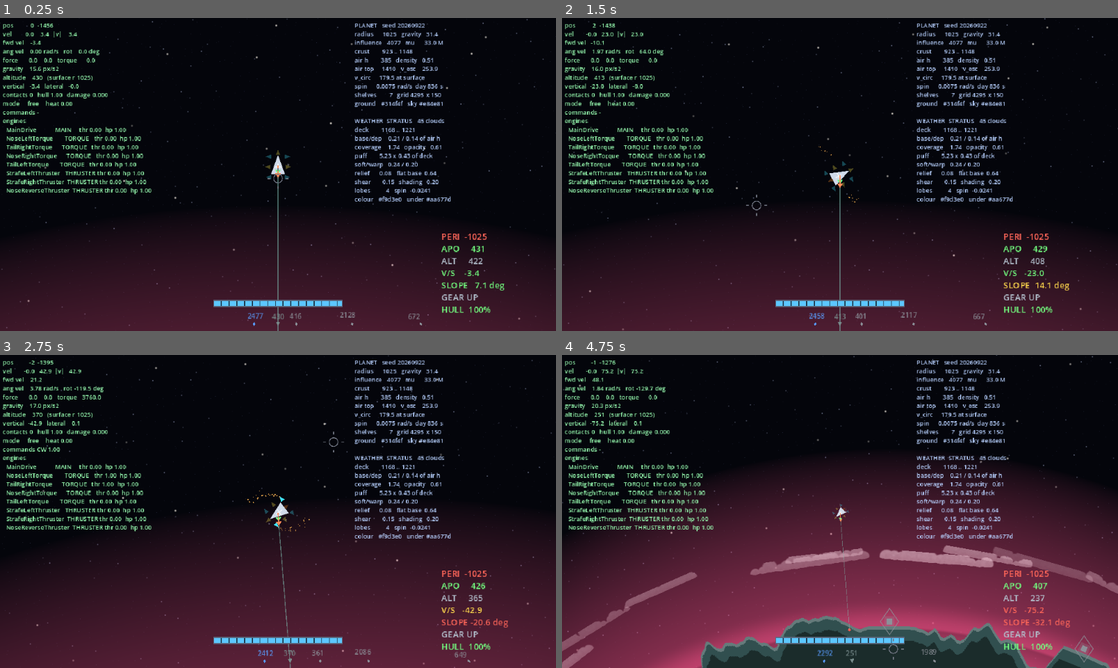
Above: before the commit, frames 1-4 (two rows, left to right).
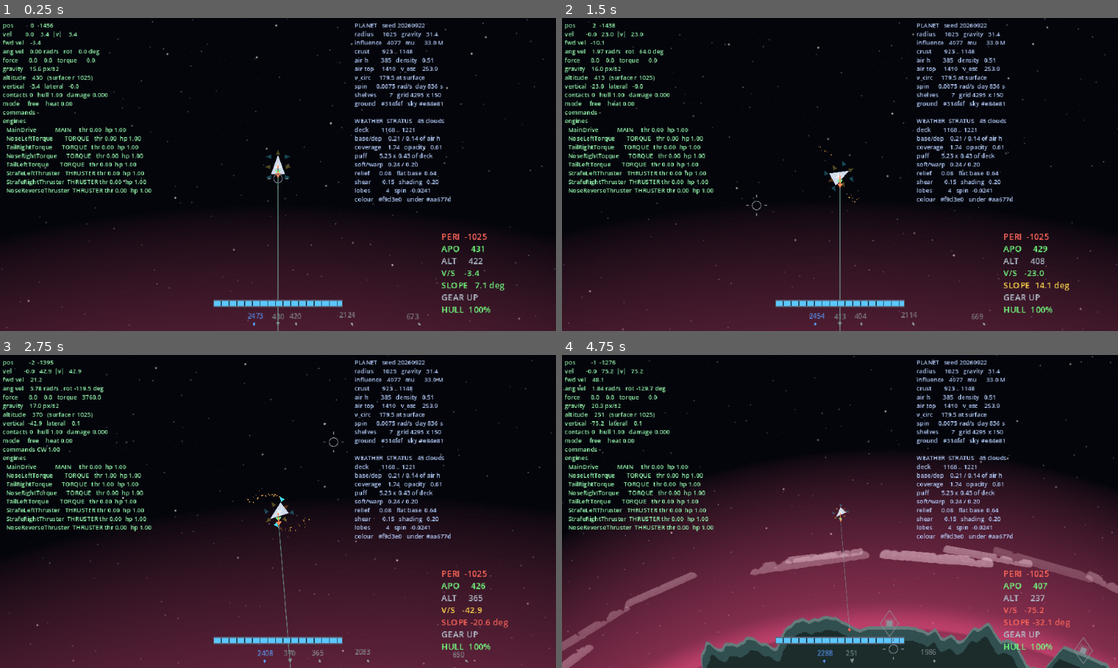
Above: after the commit, the same moments.

Repository: wroniasty/stardust
Game: Godot game, scene res://scenes/world.tscn
The game is run twice, just before and just after one commit, with the same random seed, the same clock (stepped at 60 frames per second) and the same inputs.
Inputs (mouse positions are in pixels of both pictures, inside the frame that each line leads up to):
- Up to frame 1 (0.25 s): no input
- Up to frame 2 (1.5 s): tap Enter at 0.5 s; move the mouse to (962, 158) at 0.52 s; hold D (rotate_right) 0.53-1.25 s; hold H (camera_level) 0.53-1.25 s; click (962, 158) at 0.67 s; drag from (728, 190) to (812, 237) at 1.27 s
- Up to frame 3 (2.75 s): move the mouse to (333, 442) at 2.02 s; hold D (rotate_right) from 2.03 s (still down); tap Right (camera_rotate_right) at 2.1 s
- Up to frame 4 (4.75 s): release D (rotate_right) at 2.75 s; drag from (812, 574) to (673, 464) at 2.77 s; move the mouse to (1006, 558) at 3.52 s; hold A (rotate_left) 3.53-4.25 s; hold - (camera_zoom_out) 3.53-4.25 s; tap Backspace (loadout_drop) at 4.15 s; drag from (673, 464) to (895, 649) at 4.27 s

The runs differ from the first frame. In frame 1, less than 0.1% of the frame differs, in the area x 46-76%, y 94-99%; in frame 2, less than 0.1%; in frame 3, less than 0.1%; in frame 4, 0.2%, in the area x 46-96%, y 80-99%.

Commit message:
Crates fall: ejected out of the bay, and they stop at the rock
A jettisoned module used to appear at the ship's centre with no velocity
and hang there. It now leaves through the cargo bay and aft, carrying the
ship's own speed plus a shove, falls in whatever gravity reaches it, bounces
once and lies down on the ground.

The physics is the crate's own integration rather than a RigidBody2D, for
three reasons any one of which would settle it. The terrain has no
collider -- it is a bitmap the ship already samples for itself. Gravity is
the custom inverse-square field summed off a group, not gravity_scale. And
a crate is a child of the planet so that it rides the turning ground, which
is exactly where a rigid body and a rotating parent start arguing over one
transform. Contact is the ship's solver for a single point with no inertia:
out of the rock first and speeds second, everything measured against the
moving ground, restitution 0.25 and friction 0.55 -- a crate is a box, it
should hop once and stop rather than roll down the mountain.

Settled or loose. A crate the world builder put on a shelf is already where
it belongs and is not integrated at all; ejecting makes it loose and
touching down settles it again, standing on the ground and standing up, so
a crate on a slope looks like it is on the slope. A settled crate watches
one thing: whether the ground under it still exists. Explosions carve
terrain, and a crate left over a fresh crater is a box in mid-air.

What is not here: substepping. I wrote it so a fast crate could not step
over the ground, then measured it -- at 1200 px/s it bought two tenths of a
pixel of penetration. Contact is radial, how far the crate is above the
ground beneath it, not whether this point is inside rock, so missing the
crust means crossing two hundred pixels of it between frames: 13000 px/s.
The real bound, written down instead: sideways flight could pass over a
spire narrower than one step, and nothing throws a crate near that hard.

646 assertions, no errors.

Co-Authored-By: Claude Opus 5 <noreply@anthropic.com>

Diff:
--- a/scripts/loot_crate.gd
+++ b/scripts/loot_crate.gd
@@ -29,6 +29,44 @@
 ## the editor already say LootCrate.RARITY_COLORS and there is no reason for
 ## them to care where it moved to.
 const RARITY_COLORS: Array[Color] = ModuleData.RARITY_COLORS
+
+## Half the crate's body. The body polygon is twelve pixels across, so
+## anything that touches rock six pixels from the centre has touched it.
+const RADIUS: float = 6.0
+
+## How much of the closing speed the ground gives back, and how much of the
+## sideways slide it takes away. A crate is a box, not a ball: it should hop
+## once and stop, not roll down the mountain.
+const BOUNCE: float = 0.25
+const FRICTION: float = 0.55
+
+## Relative speed below which a crate in contact stops being simulated and
+## becomes part of the ground it is lying on.
+const SETTLE_SPEED: float = 9.0
+
+## Clearance at which a settled crate notices the ground has gone and starts
+## falling again. Terrain gets carved by explosions, and a crate left hanging
+## over a fresh crater is a box standing in mid-air.
+const DISLODGE: float = 2.0
+
+## How hard the air holds a crate back, as a fraction of its speed through
+## the air per second at full density.
+##
+## Not the ship's drag shells: those are engine damping on a RigidBody2D and
+## a crate integrates itself. The point is only that a crate dropped from
+## height flutters down instead of arriving like a shell -- at a surface
+## gravity around 30 px/s^2 this settles it at some sixty px/s.
+const AIR_DRAG: float = 0.5
+
+## How the crate is moving, in world space. Meaningful only while loose.
+var velocity: Vector2 = Vector2.ZERO
+
+## Whether the crate is being integrated.
+##
+## A crate the world builder put on a shelf is already where it belongs, and
+## running a solver on a box that is not going anywhere is a solver spent on
+## nothing. Ejecting one makes it loose; touching down settles it again.
+var loose: bool = false
 
 ## Seconds before the crate will answer a ship at all. A jettisoned module
 ## is dropped by a ship that is still sitting on top of it, and without this
@@ -106,3 +144,102 @@
 	if grace > 0.0:
 		return
 	touched.emit(self, body)
+
+
+## Throws the crate, in world space. Whoever ejected it decides where it
+## goes; the crate only knows how to fall once it is on its way.
+func eject(from: Vector2, with_velocity: Vector2) -> void:
+	global_position = from
+	velocity = with_velocity
+	loose = true
+
+
+## One step, no substepping.
+##
+## A crate cannot fall through the ground because contact is measured
+## radially -- how far the crate is above the ground beneath it -- rather
+## than by asking whether this particular point is inside rock. To miss the
+## crust that way it would have to cross all two hundred-odd pixels of it
+## between two frames, which is thirteen thousand px/s. Substeps were
+## written first and measured second: at 1200 px/s they bought two tenths of
+## a pixel of penetration, and code that buys that is code to delete.
+##
+## The bound worth knowing: a crate flying sideways faster than the terrain
+## sampling is fine, could still pass over a spire narrower than one step.
+## Nothing in the game throws a crate anywhere near hard enough.
+func _physics_process(delta: float) -> void:
+	var planet: Planet = Planet.nearest(get_tree(), global_position)
+	if not loose:
+		_watch_for_a_hole(planet)
+		return
+	velocity += _gravity_at(global_position) * delta
+	if planet != null:
+		var air: float = planet.air_density_at(global_position)
+		if air > 0.0:
+			# Towards the air's own speed, not towards a standstill: the
+			# atmosphere turns with the planet it belongs to.
+			var through: Vector2 = velocity - planet.surface_velocity_at(global_position)
+			velocity -= through * minf(AIR_DRAG * air * delta, 1.0)
+	global_position += velocity * delta
+	if planet != null:
+		_resolve_ground(planet)
+
+
+## Sums every gravity source that reaches the crate, the same way a ship
+## does. A crate thrown in deep space keeps going, which is correct.
+func _gravity_at(point: Vector2) -> Vector2:
+	var total: Vector2 = Vector2.ZERO
+	for source: Node in get_tree().get_nodes_in_group(Planet.GRAVITY_GROUP):
+		var planet: Planet = source as Planet
+		if planet != null:
+			total += planet.gravity_at(point)
+	return total
+
+
+func _resolve_ground(planet: Planet) -> void:
+	var clearance: float = planet.height_above_terrain(global_position) - RADIUS
+	if clearance >= 0.0:
+		return
+	var normal: Vector2 = planet.surface_normal_at(global_position)
+	if normal.is_zero_approx():
+		normal = (global_position - planet.global_position).normalized()
+	# Out of the rock first, speeds second. The other order leaves the crate
+	# a frame inside the ground, and a frame inside the ground reads as a
+	# crate that sank.
+	global_position -= normal * clearance
+
+	# Measured against the ground, not against the world. The rock is moving
+	# on a planet that turns, and a crate brought to a standstill in world
+	# space is a crate the ground slides out from under -- the same mistake
+	# the ship's contact solver was fixed for (IDEAS.md section 7).
+	var ground: Vector2 = planet.surface_velocity_at(global_position)
+	var relative: Vector2 = velocity - ground
+	var into: float = relative.dot(normal)
+	if into < 0.0:
+		relative -= normal * into * (1.0 + BOUNCE)
+	relative -= (relative - normal * relative.dot(normal)) * FRICTION
+	velocity = ground + relative
+	if relative.length() < SETTLE_SPEED:
+		_settle(planet)
+
+
+## Lays the crate on the ground and stops solving it. Standing up as well as
+## standing still: a crate on a slope should look like it is on the slope.
+func _settle(planet: Planet) -> void:
+	loose = false
+	velocity = Vector2.ZERO
+	var up: Vector2 = (global_position - planet.global_position).normalized()
+	if up.is_zero_approx():
+		return
+	global_position = planet.global_position + up * (
+		planet.surface_radius_at(global_position) + RADIUS
+	)
+	global_rotation = up.angle() + PI * 0.5
+
+
+## A settled crate is part of the ground until the ground stops being there.
+func _watch_for_a_hole(planet: Planet) -> void:
+	if planet == null:
+		return
+	if planet.height_above_terrain(global_position) - RADIUS > DISLODGE:
+		loose = true
--- a/scripts/ship.gd
+++ b/scripts/ship.gd
@@ -556,6 +556,16 @@
 ## turns it back into a crate in the world is the world's business, and a
 ## jettison that annihilates the cargo is not a tactical decision, it is
 ## tidying up.
+## How fast a jettisoned module leaves the ship, relative to the ship.
+##
+## Enough to be clear of the hull long before the crate will answer a pilot
+## again: the hull is some twenty-five px long and the crate is deaf for two
+## seconds, so at this speed it is eighty px astern by the time it can be
+## picked back up. Throwing something overboard has to be a decision that
+## takes effect, not a module that follows the ship around.
+const EJECT_SPEED: float = 40.0
+
+
 func jettison() -> Resource:
 	if carried == null:
 		return null
@@ -564,6 +574,23 @@
 	release()
 	jettisoned.emit(item, rarity)
 	return item
+
+
+## Where a jettisoned module leaves the hull: the cargo bay itself, in world
+## space. Asked of the ship rather than worked out by the world, because
+## where the bay is is a fact about the ship.
+func eject_point() -> Vector2:
+	return to_global(CARGO_BAY)
+
+
+## And how fast, in world space.
+##
+## The ship's own velocity plus a shove out of the doors, which face aft. A
+## module let go at speed keeps the speed -- what "ejected" means is the
+## difference between the two, and it is the difference that has to clear
+## the hull.
+func eject_velocity() -> Vector2:
+	return linear_velocity + transform.basis_xform(Vector2.DOWN).normalized() * EJECT_SPEED
 
 
 ## Empties the hold and returns what was in it.
--- a/scripts/world.gd
+++ b/scripts/world.gd
@@ -18,9 +18,10 @@
 ## down on a cliff (IDEAS.md section 4).
 const CRATES_PER_PLANET: int = 4
 
-## How far above the ground a crate floats, so it is not half buried in the
-## texels it stands on.
-const CRATE_CLEARANCE: float = 10.0
+## Crates are placed standing on the shelf, not hovering over it. Anything
+## more and they spend their first second falling the difference, which is
+## work done to arrive where they were already put.
+const CRATE_CLEARANCE: float = LootCrate.RADIUS
 
 ## How long a jettisoned crate ignores the ship that dropped it. Long enough
 ## to fly clear at a crawl, short enough that coming straight back for it is
@@ -143,7 +144,10 @@
 	crate.touched.connect(_on_crate_touched)
 	var host: Node = planet if planet != null else self
 	host.add_child(crate)
-	crate.global_position = ship.global_position
+	# Out of the bay and aft, carrying the ship's own velocity. Parented
+	# first, because eject() speaks world coordinates and a node outside the
+	# tree has none.
+	crate.eject(ship.eject_point(), ship.eject_velocity())
 	print("jettisoned: %s" % crate.label())
 
 
--- a/tools/smoke_test.gd
+++ b/tools/smoke_test.gd
@@ -976,6 +976,8 @@
 			_check_aiming()
 			_check_stat_cards()
 			_check_scanner(_planet)
+			_check_crate_physics(_planet)
+			_check_ejection()
 			_check_plateaus(_planet)
 			_check_landing_sites(_planet)
 			_check_determinism(_planet)
@@ -3302,6 +3304,128 @@
 ## copy: the crate, the hold, the cargo bay and the editor. The sandbox
 ## stamped every find as rare because one of those copies was a hard-coded
 ## constant, which is exactly the failure a value with four homes invites.
+## A crate that has been thrown. It has to come down, it has to stop, and
+## at no point may it be inside the rock.
+func _check_crate_physics(planet: Planet) -> void:
+	var scene: PackedScene = load(CRATE_SCENE) as PackedScene
+
+	# Dropped from a height with a sideways shove: falls, never enters rock,
+	# and ends up standing on the ground rather than hovering or buried.
+	var crate: LootCrate = scene.instantiate() as LootCrate
+	planet.add_child(crate)
+	var angle: float = 0.0
+	var up: Vector2 = Vector2.from_angle(angle)
+	var start: Vector2 = planet.global_position + up * (
+		planet.terrain.surface_radius_at(angle) + 300.0
+	)
+	crate.eject(start, up.orthogonal() * 30.0)
+	var deepest: float = INF
+	var settled_after: int = -1
+	for tick: int in range(900):
+		crate._physics_process(1.0 / 60.0)
+		deepest = minf(deepest, planet.height_above_terrain(crate.global_position))
+		if not crate.loose and settled_after < 0:
+			settled_after = tick
+	_expect(
+		deepest > LootCrate.RADIUS - 1.0,
+		"a falling crate never gets inside the rock (closest %.2f px of %.1f)" % [
+			deepest, LootCrate.RADIUS,
+		],
+	)
+	_expect(settled_after >= 0, "and it stops, rather than skating for ever")
+	_expect(
+		absf(planet.height_above_terrain(crate.global_position) - LootCrate.RADIUS) < 1.0,
+		"and comes to rest standing on the ground (%.2f px of %.1f)" % [
+			planet.height_above_terrain(crate.global_position), LootCrate.RADIUS,
+		],
+	)
+
+	# Settled means settled: a crate lying on a turning planet is carried by
+	# it, and is not being solved to get there.
+	var was: float = planet.to_local(crate.global_position).angle()
+	for tick: int in range(120):
+		crate._physics_process(1.0 / 60.0)
+	_expect(
+		absf(angle_difference(planet.to_local(crate.global_position).angle(), was)) < 0.001
+		and not crate.loose,
+		"a settled crate rides the ground it is lying on",
+	)
+
+	# Carving the shelf out from under it puts it back in the air's hands.
+	planet.carve(crate.global_position - crate.global_position.direction_to(
+		planet.global_position
+	) * -40.0, 60.0)
+	crate._physics_process(1.0 / 60.0)
+	_expect(crate.loose, "and starts falling again when the ground under it goes")
+	crate.queue_free()
+
+	# Straight down, far faster than anything in the game. Contact is
+	# measured radially rather than by sampling one point for rock, so
+	# arriving fast makes the crate deeper in the first contact tick and
+	# never lets it through.
+	var bullet: LootCrate = scene.instantiate() as LootCrate
+	planet.add_child(bullet)
+	bullet.eject(
+		planet.global_position + up * (planet.terrain.surface_radius_at(angle) + 200.0),
+		-up * 1200.0,
+	)
+	var lowest: float = INF
+	for tick: int in range(600):
+		bullet._physics_process(1.0 / 60.0)
+		lowest = minf(lowest, planet.height_above_terrain(bullet.global_position))
+	_expect(
+		lowest > LootCrate.RADIUS - 1.0,
+		"a crate arriving at 1200 px/s does not pass through the ground (%.2f px of %.1f)" % [
+			lowest, LootCrate.RADIUS,
+		],
+	)
+	bullet.queue_free()
+
+
+## What throwing something overboard does to it.
+func _check_ejection() -> void:
+	var ship: Ship = _spawn_ship()
+	ship.global_position = Vector2(4000.0, -9000.0)
+	ship.global_rotation = 0.7
+	ship.linear_velocity = Vector2(120.0, -45.0)
+
+	var shove: Vector2 = ship.eject_velocity() - ship.linear_velocity
+	_expect(
+		is_equal_approx(shove.length(), Ship.EJECT_SPEED),
+		"an ejected module gets a %.0f px/s shove on top of the ship's own speed" % [
+			Ship.EJECT_SPEED,
+		],
+	)
+	# Aft, which is where the doors are. Measured in the ship's frame so the
+	# claim survives the ship being pointed anywhere.
+	_expect(
+		ship.to_local(ship.global_position + shove).normalized().dot(Vector2.DOWN) > 0.999,
+		"and it goes out of the back, not through the nose",
+	)
+	_expect(
+		ship.eject_point().distance_to(ship.to_global(Ship.CARGO_BAY)) < 0.001,
+		"out of the cargo bay, which is where the module was",
+	)
+
+	# The whole point: it leaves. Flown, with the ship coasting alongside.
+	var crate: LootCrate = (load(CRATE_SCENE) as PackedScene).instantiate() as LootCrate
+	root.add_child(crate)
+	crate.eject(ship.eject_point(), ship.eject_velocity())
+	var opened: float = crate.global_position.distance_to(ship.global_position)
+	for tick: int in range(60):
+		crate._physics_process(1.0 / 60.0)
+		ship.global_position += ship.linear_velocity / 60.0
+	var gap: float = crate.global_position.distance_to(ship.global_position)
+	_expect(
+		gap > opened + ship.hull_extent(),
+		"a second later it is clear of the hull (%.0f px, hull %.0f)" % [
+			gap, ship.hull_extent(),
+		],
+	)
+	crate.queue_free()
+	ship.queue_free()
+
+
 func _check_rarity_travels() -> void:
 	var loot: Node = LOOT_SCRIPT.new()
 	var ship: Ship = _spawn_ship()
Not shown, changed: IDEAS.md
Not shown, changed: PLAN.md
